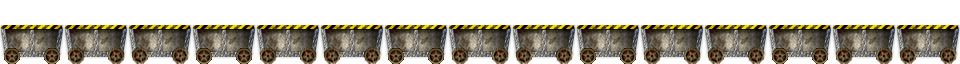
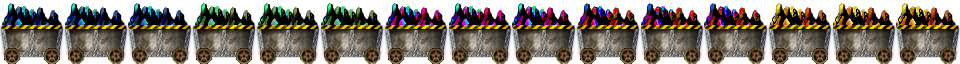
The second 960×64 image is a revision of the first. Changes to its layers:
added layer "crystal3 copy 5" in group "Base copy 4" over <box>770,3,956,29</box>
added layer "crystal3 copy 4" in group "Base copy 3" over <box>578,3,764,29</box>
added layer "crystal3 copy 3" in group "Base copy 2" over <box>386,3,572,29</box>
added group "crystals copy" with 1 layers in group "Base copy" over <box>195,3,381,33</box>
added layer "crystal3 copy 2" (1st of 2, in "Base copy" › "crystals copy") in group "crystals copy" over <box>195,3,381,33</box>
added group "crystals" with 3 layers in group "Base" over <box>2,3,188,29</box>
added layer "crystal3 copy 2" (2nd of 2, in "Base" › "crystals") in group "crystals" over <box>128,3,188,29</box>
added layer "crystal3 copy" in group "crystals" over <box>65,3,125,28</box>
added layer "crystal3" in group "crystals" over <box>2,3,62,29</box>
